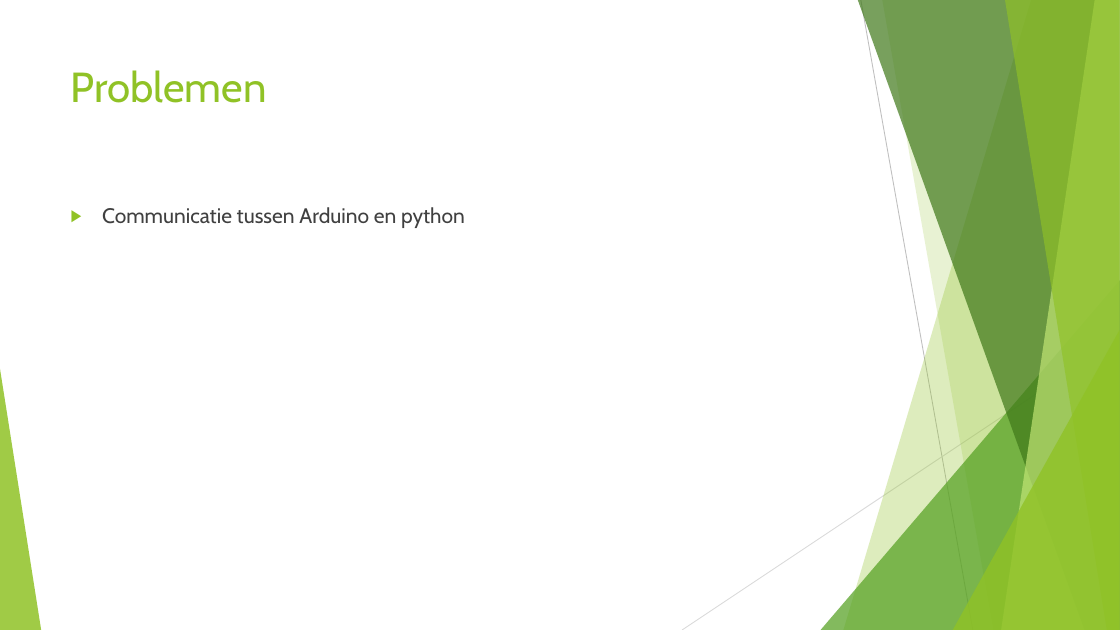
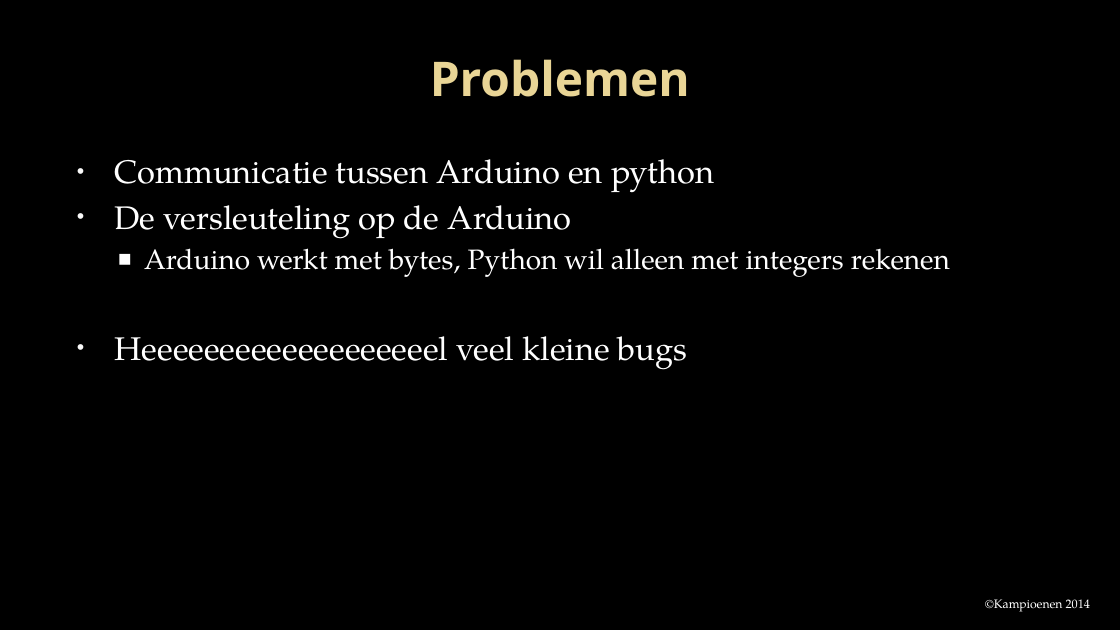
Before and after one commit to Projectgroep-18/Beveiligde-Pasjes, a slide deck: slide 10 of presentatie/Project beveiligde pasjes.pptx (slide 12 before the commit). Drawn at 1120x630 pixels with LibreOffice and Linux fonts; fonts in the diff are those of the drawing; background and template pictures are left out. Boxes give left, top, right and bottom in pixels: in the first picture for what was removed or moved away, otherwise in the second. Text is boxed around its words. In the diff, an @@ line names an element or a change of style, - is before the commit and + after.

```diff
--- a/presentatie/Project beveiligde pasjes.pptx
+++ b/presentatie/Project beveiligde pasjes.pptx
@@ background #FFFFFF to picture (left out) @@
@@ title "Problemen": place and size @@
-title "Problemen" at [71, 70, 267, 103]
+title "Problemen" at [430, 59, 690, 97]
@@ title "Problemen" at [430, 59, 690, 97]: size 36 to 41 pt, font Cabin to Open Sans, text colour #90C226 to gradient #EAD696 to #E7D081, bold on; alignment left to centre; vertical alignment top to middle @@
@@ text "Communicatie tussen Arduino en python": place and size @@
-text "Communicatie tussen Arduino en python" at [102, 207, 465, 228]
+text "Communicatie tussen Arduino en python" at [115, 159, 950, 370]
@@ text at [115, 159, 714, 193]: size 18 to 28 pt, font Cabin to TeX Gyre Pagella, text colour #404040 to #FFFFFF in "Communicatie tussen Arduino en python"; bullet ▶ to •; less space between paragraphs; bullet colour #90C226 to #F9F9F9 @@
@@ text at [115, 205, 950, 370]: paragraphs added @@
+• De versleuteling op de Arduino
+  ■ Arduino werkt met bytes, Python wil alleen met integers rekenen
+• Heeeeeeeeeeeeeeeeeeel veel kleine bugs
@@ group removed at [0, 0, 1120, 630]: 5 freeform shapes, 3 triangles, 2 lines @@
@@ text added at [985, 599, 1090, 612], 10.5 pt, text #FFFFFF @@
+©Kampioenen 2014
```
Also in this commit, not shown: 8 other slides changed, 2 slides added, 3 slides removed.
